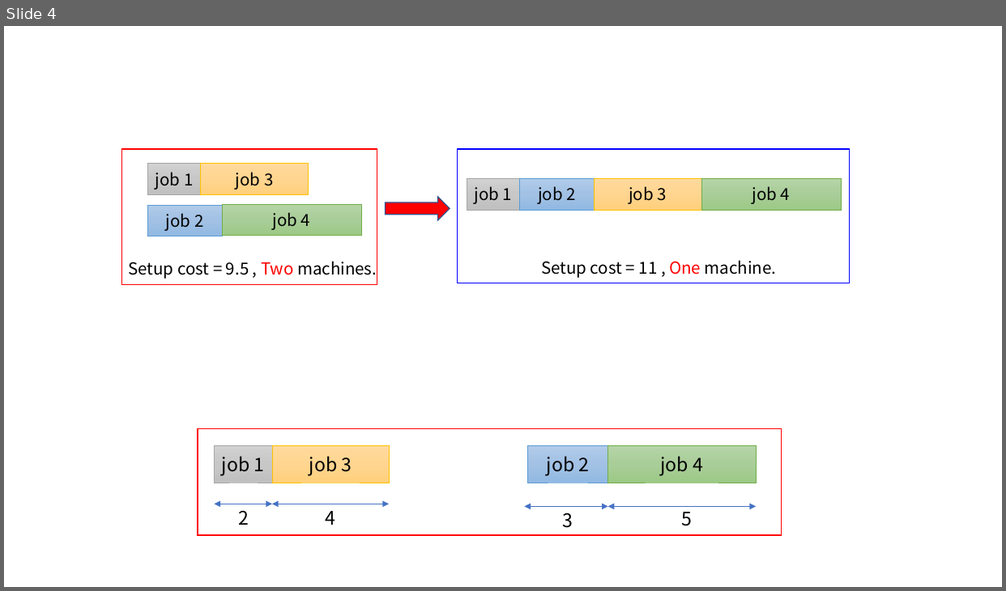
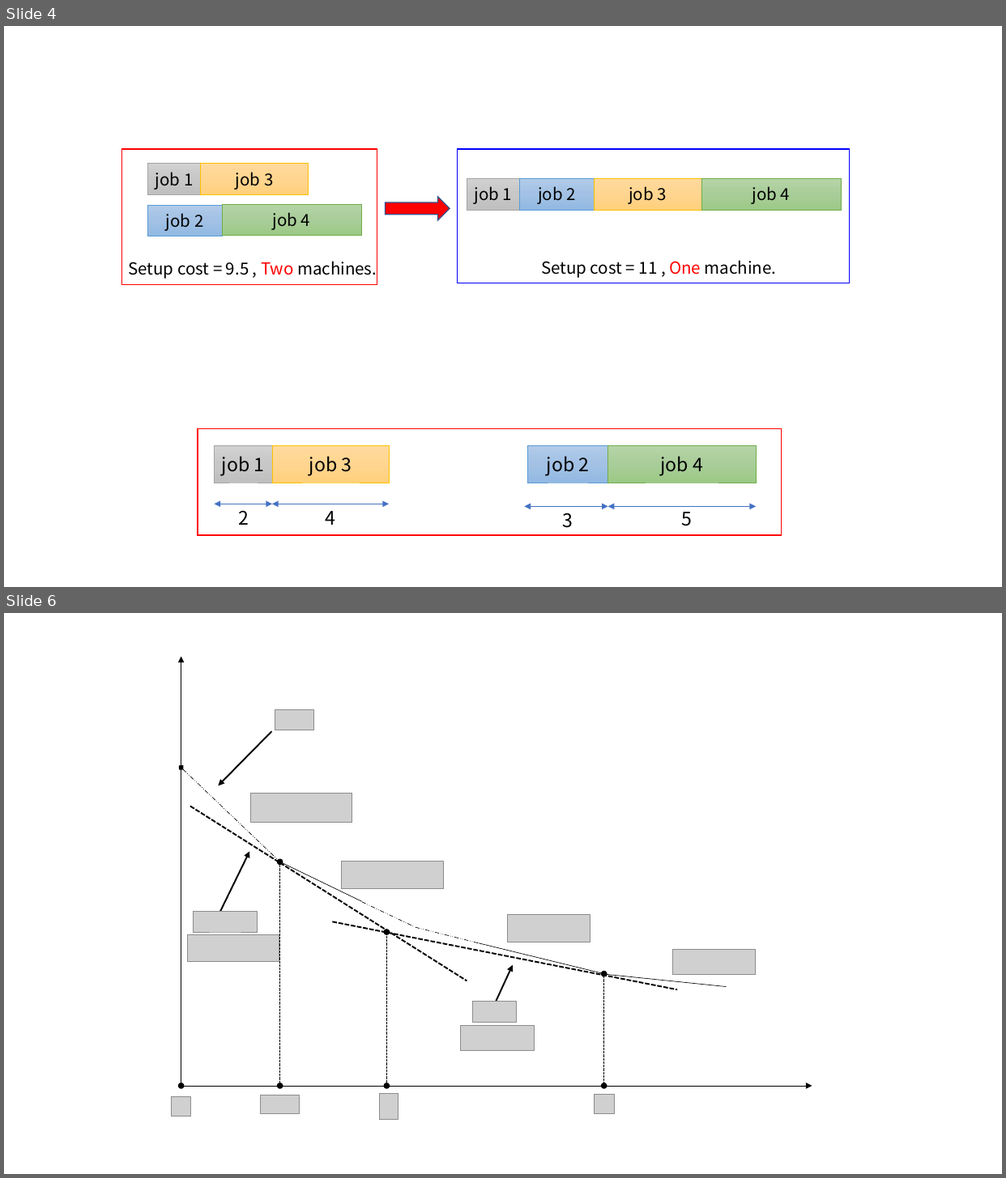
Before and after one commit to Dis-count/Beamer_PPT, a slide deck: Mine/Scheduling_game/Figures/graph.pptx. Shown one above the other, each under a label of ours: slide 4 before the commit, slides 4 and 6 after it; the slides between them are not shown. The pictures are 1006x591 and 1006x1178 pixels, drawn with LibreOffice and Linux fonts; fonts in the diff are those of the drawing; grey boxes stand for pictures; background and template pictures are left out. Boxes give left, top, right and bottom in pixels: in the first picture for what was removed or moved away, otherwise in the second. Text is boxed around its words. In the diff, an @@ line names an element or a change of style, - is before the commit and + after.

```diff
--- a/Mine/Scheduling_game/Figures/graph.pptx
+++ b/Mine/Scheduling_game/Figures/graph.pptx
@@ slide 6 added at (x1=4, y1=613, x2=1002, y2=1174), background #FFFFFF @@
@@ double arrow added from (181, 1086) to (181, 657), #000000 0.5 pt @@
@@ picture added at (x1=275, y1=709, x2=314, y2=730) @@
@@ arrow added from (272, 731) to (218, 786), #000000 1.5 pt @@
@@ double arrow added from (181, 768) to (280, 862), #000000 0.5 pt dashed @@
@@ line added from (190, 806) to (467, 982), #000000 1.5 pt dashed @@
@@ picture added at (x1=251, y1=793, x2=352, y2=822) @@
@@ arrow added from (220, 912) to (249, 852), #000000 1.5 pt @@
@@ double arrow added from (280, 862) to (280, 1086), #000000 0.5 pt dashed @@
@@ line added from (280, 862) to (362, 902), #000000 0.5 pt @@
@@ picture added at (x1=342, y1=862, x2=443, y2=888) @@
@@ line added from (362, 902) to (414, 926), #000000 0.5 pt dashed @@
@@ picture added at (x1=194, y1=912, x2=257, y2=933) @@
@@ line added from (333, 922) to (678, 990), #000000 1.5 pt dashed @@
@@ line added from (415, 927) to (479, 943), #000000 0.5 pt dashed @@
@@ picture added at (x1=507, y1=914, x2=590, y2=943) @@
@@ picture added at (x1=187, y1=935, x2=279, y2=962) @@
@@ double arrow added from (386, 932) to (386, 1086), #000000 0.5 pt dashed @@
@@ line added from (479, 943) to (604, 973), #000000 0.5 pt @@
@@ picture added at (x1=672, y1=950, x2=756, y2=975) @@
@@ arrow added from (493, 1007) to (513, 965), #000000 1.5 pt @@
@@ line added from (601, 973) to (727, 987), #000000 0.5 pt @@
@@ double arrow added from (604, 973) to (604, 1086), #000000 0.5 pt dashed @@
@@ picture added at (x1=461, y1=1025, x2=534, y2=1051) @@
@@ picture added at (x1=473, y1=1002, x2=516, y2=1023) @@
@@ picture added at (x1=172, y1=1097, x2=191, y2=1116) @@
@@ arrow added from (181, 1086) to (812, 1086), #000000 0.5 pt @@
@@ picture added at (x1=261, y1=1095, x2=300, y2=1114) @@
@@ picture added at (x1=379, y1=1094, x2=398, y2=1121) @@
@@ picture added at (x1=594, y1=1095, x2=614, y2=1114) @@
```
